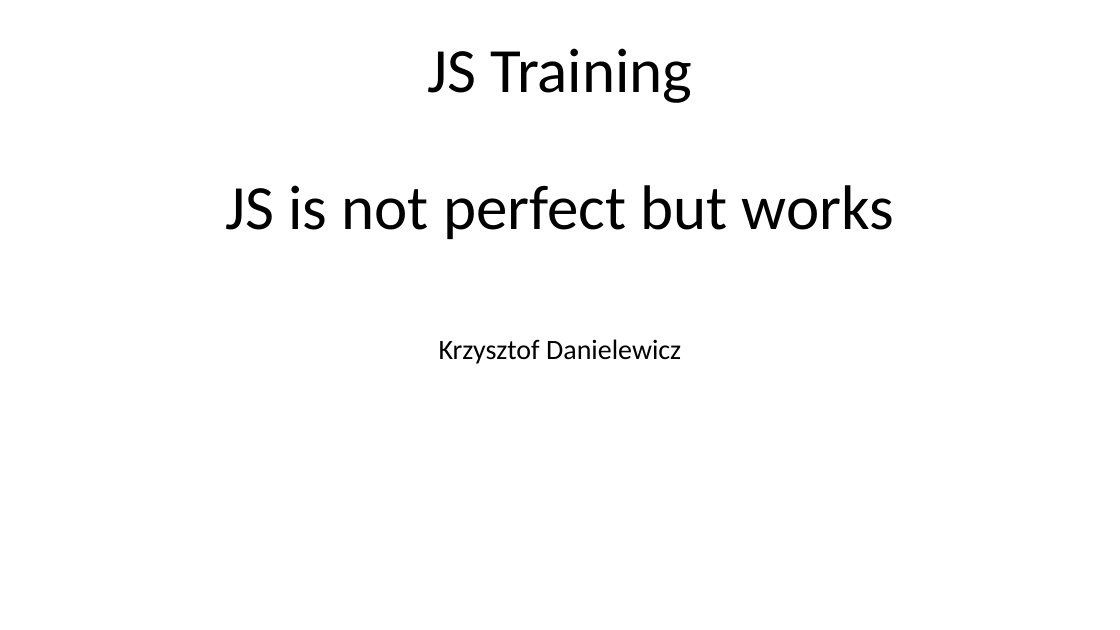
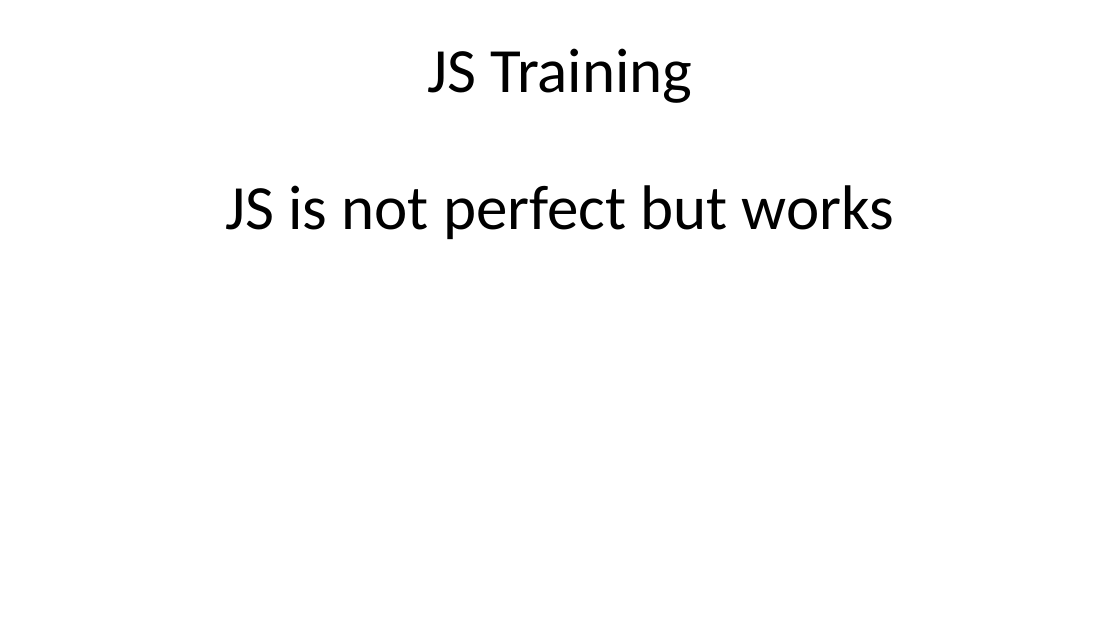
Before and after one commit to dankrz/JsTraining, a slide deck: slide 1 of JsTraining-presentation/JS Training.pptx. Drawn at 1120x630 pixels with LibreOffice and Linux fonts; fonts in the diff are those of the drawing. Boxes give left, top, right and bottom in pixels: in the first picture for what was removed or moved away, otherwise in the second. Text is boxed around its words. In the diff, an @@ line names an element or a change of style, - is before the commit and + after.

```diff
--- a/JsTraining-presentation/JS Training.pptx
+++ b/JsTraining-presentation/JS Training.pptx
@@ subtitle removed at <box>439,339,681,364</box> @@
-Krzysztof Danielewicz
```
Also in this commit, not shown: 6 other slides changed, 4 slides added, 2 slides removed, 6 other files.
